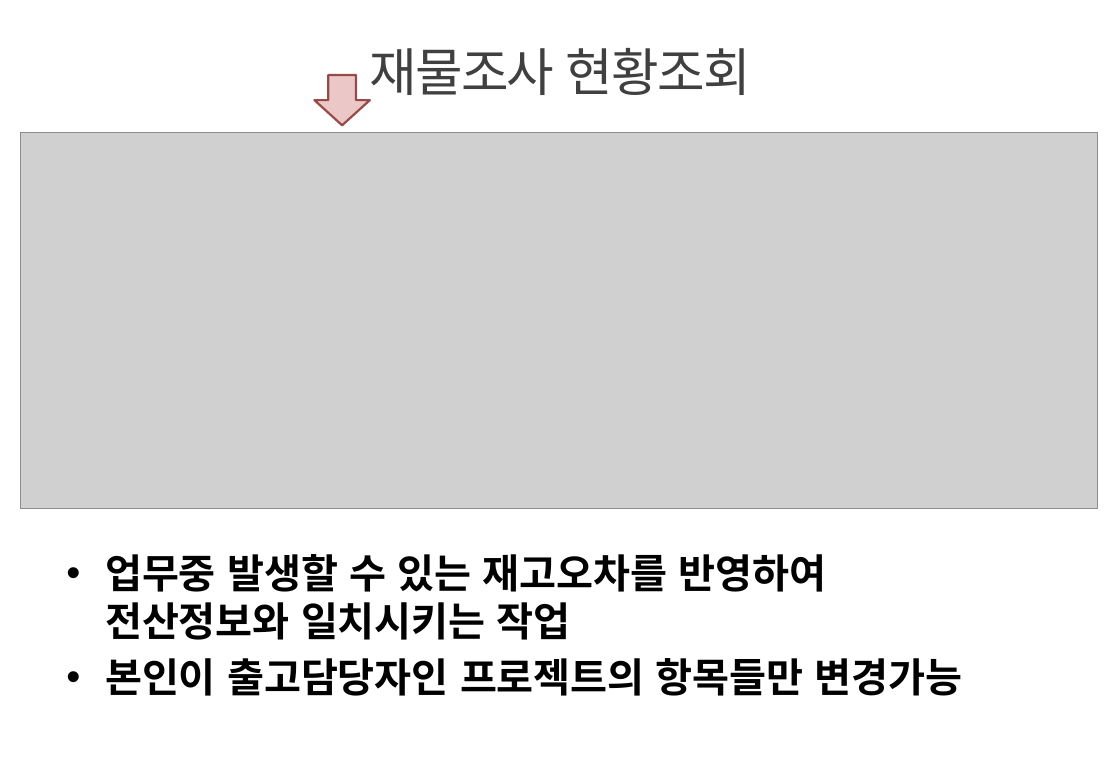
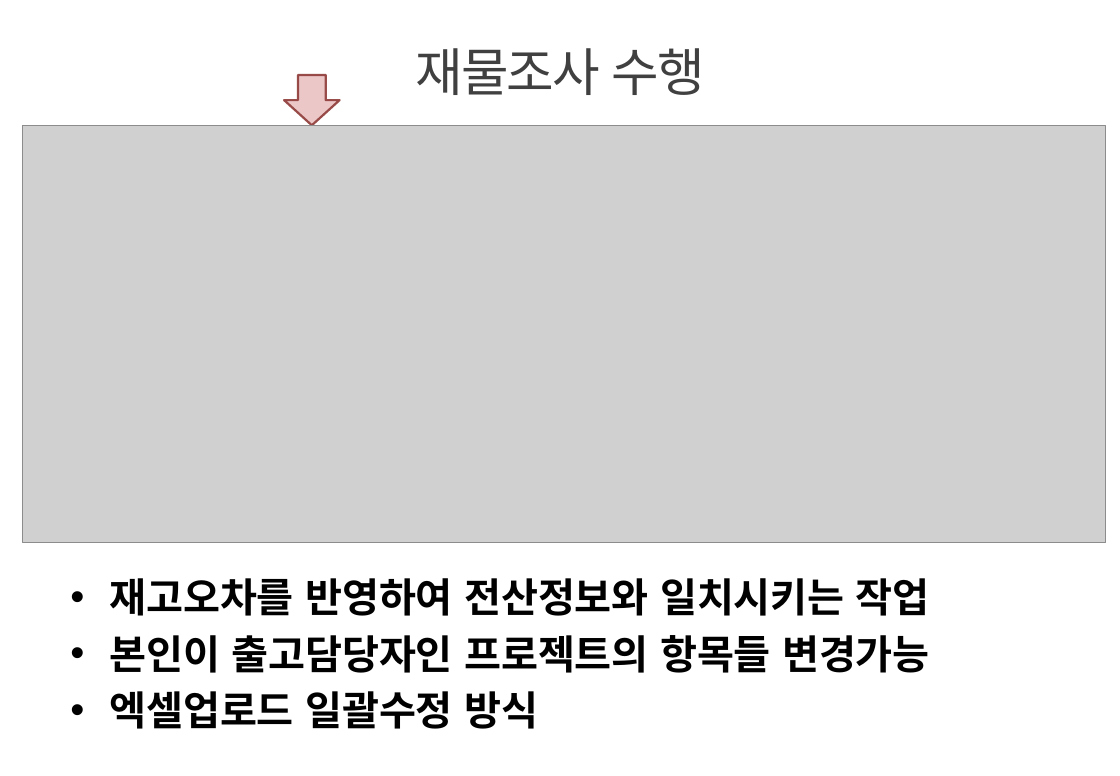
Before and after one commit to jaeyong1/stockmgmt, a slide deck: slide 24 of src/main/webapp/resources/doc/innoparts_user_guide.pptx. Drawn at 1120x776 pixels with LibreOffice and Linux fonts; fonts in the diff are those of the drawing; grey boxes stand for pictures; background and template pictures are left out. Boxes give left, top, right and bottom in pixels: in the first picture for what was removed or moved away, otherwise in the second. Text is boxed around its words. In the diff, an @@ line names an element or a change of style, - is before the commit and + after.

```diff
--- a/src/main/webapp/resources/doc/innoparts_user_guide.pptx
+++ b/src/main/webapp/resources/doc/innoparts_user_guide.pptx
@@ title at (x1=415, y1=48, x2=704, y2=95): text changed @@
-재물조사 현황조회
+재물조사 수행
@@ down arrow moved from (x1=314, y1=74, x2=370, y2=125) to (x1=284, y1=74, x2=340, y2=125) @@
@@ picture resized from (x1=21, y1=132, x2=1097, y2=509) to (x1=23, y1=125, x2=1106, y2=542) @@
@@ text at (x1=109, y1=578, x2=930, y2=729): text changed @@
-• 업무중 발생할 수 있는 재고오차를 반영하여
-  전산정보와 일치시키는 작업
-• 본인이 출고담당자인 프로젝트의 항목들만 변경가능
+• 재고오차를 반영하여 전산정보와 일치시키는 작업
+• 본인이 출고담당자인 프로젝트의 항목들 변경가능
+• 엑셀업로드 일괄수정 방식
```
Also in this commit, not shown: 19 other slides changed, 6 slides added, 1 slide removed, 9 other files.
